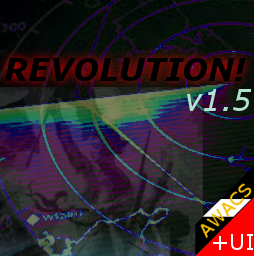
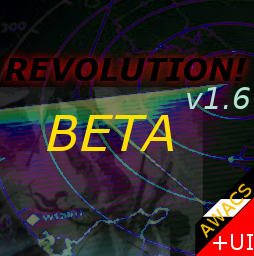
Layer changes from the first 254 × 256 image to the second:
renamed "v1.5" to "v1.6", painted on it over (x1=187, y1=87, x2=251, y2=111)
showed "BETA" over (x1=47, y1=115, x2=173, y2=151)
"Drop Shadow": blend normal → grain extract over (x1=187, y1=87, x2=251, y2=94)